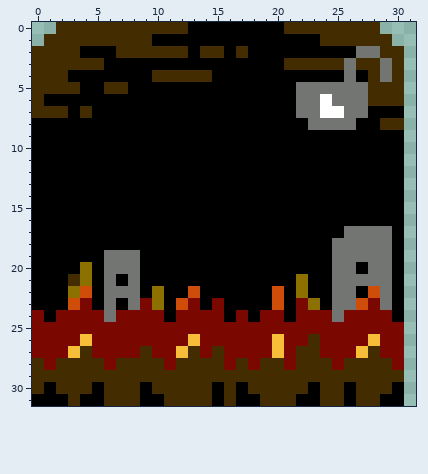
Pixel-art sprite, stored at gameraspberry/debug/images/grave/btn_stage_02_on.png. The picture above is the old version.
The file is 32x32 pixels.
New version:
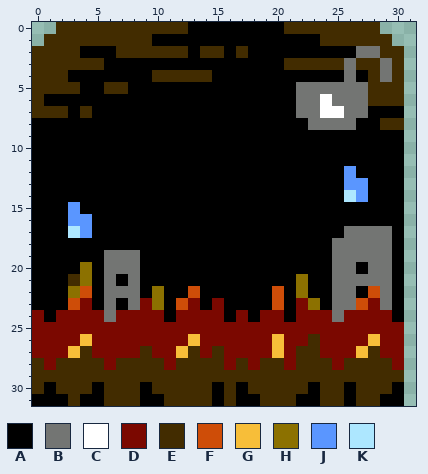
Palette (. is transparent): A #000000  B #737573  C #ffffff  D #7b0800  E #422c00  F #ce4d08  G #f7be39  H #8c7100  J #5a96ff  K #ade7ff
Diff:
@@ x 0..31 @@
 11 AAAAAAAAAAAAAAAAAAAAAAAAAAAAAAA.
-12 AAAAAAAAAAAAAAAAAAAAAAAAAAAAAAA.
-13 AAAAAAAAAAAAAAAAAAAAAAAAAAAAAAA.
-14 AAAAAAAAAAAAAAAAAAAAAAAAAAAAAAA.
-15 AAAAAAAAAAAAAAAAAAAAAAAAAAAAAAA.
-16 AAAAAAAAAAAAAAAAAAAAAAAAAAAAAAA.
-17 AAAAAAAAAAAAAAAAAAAAAAAAAABBBBA.
+12 AAAAAAAAAAAAAAAAAAAAAAAAAAJAAAA.
+13 AAAAAAAAAAAAAAAAAAAAAAAAAAJJAAA.
+14 AAAAAAAAAAAAAAAAAAAAAAAAAAKJAAA.
+15 AAAJAAAAAAAAAAAAAAAAAAAAAAAAAAA.
+16 AAAJJAAAAAAAAAAAAAAAAAAAAAAAAAA.
+17 AAAKJAAAAAAAAAAAAAAAAAAAAABBBBA.
 18 AAAAAAAAAAAAAAAAAAAAAAAAABBBBBA.
Where, in picture pixels (left, top, right, bottom), the same in both pictures:
changed: (344, 166, 368, 202)
changed: (68, 202, 92, 238)
